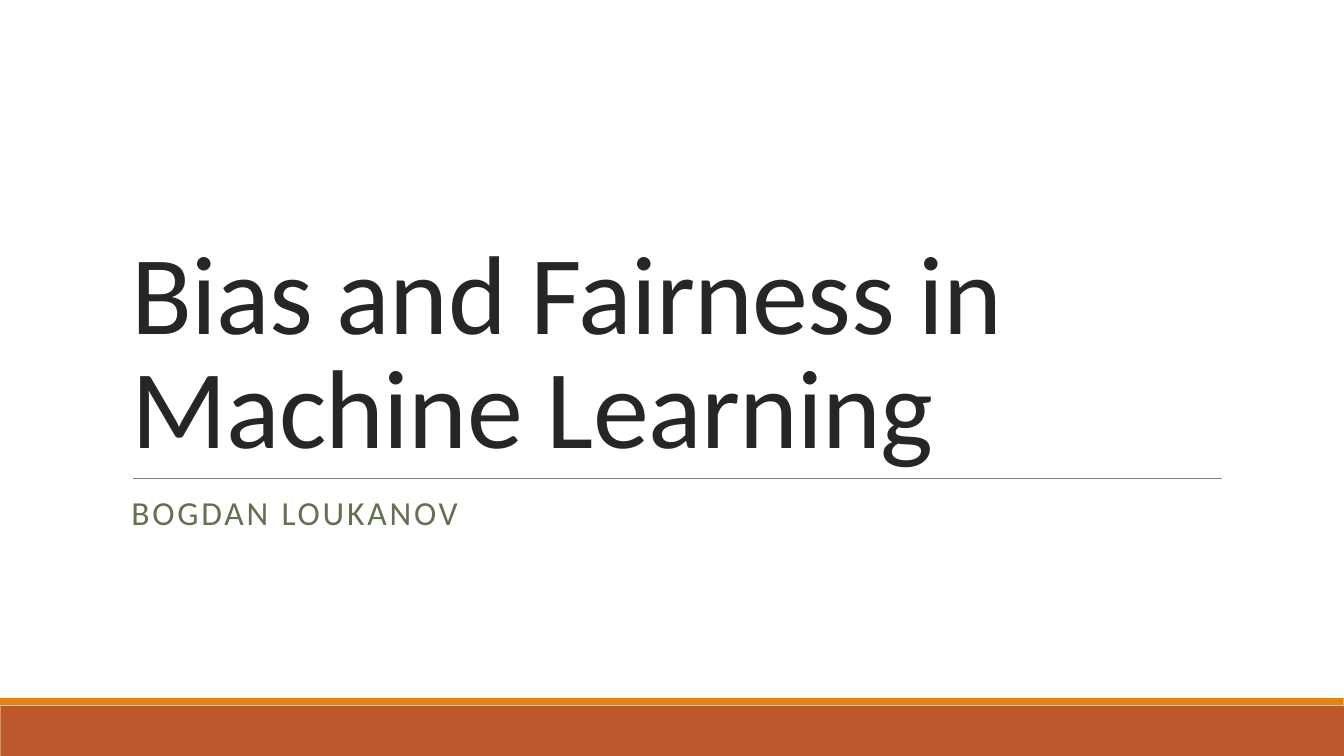
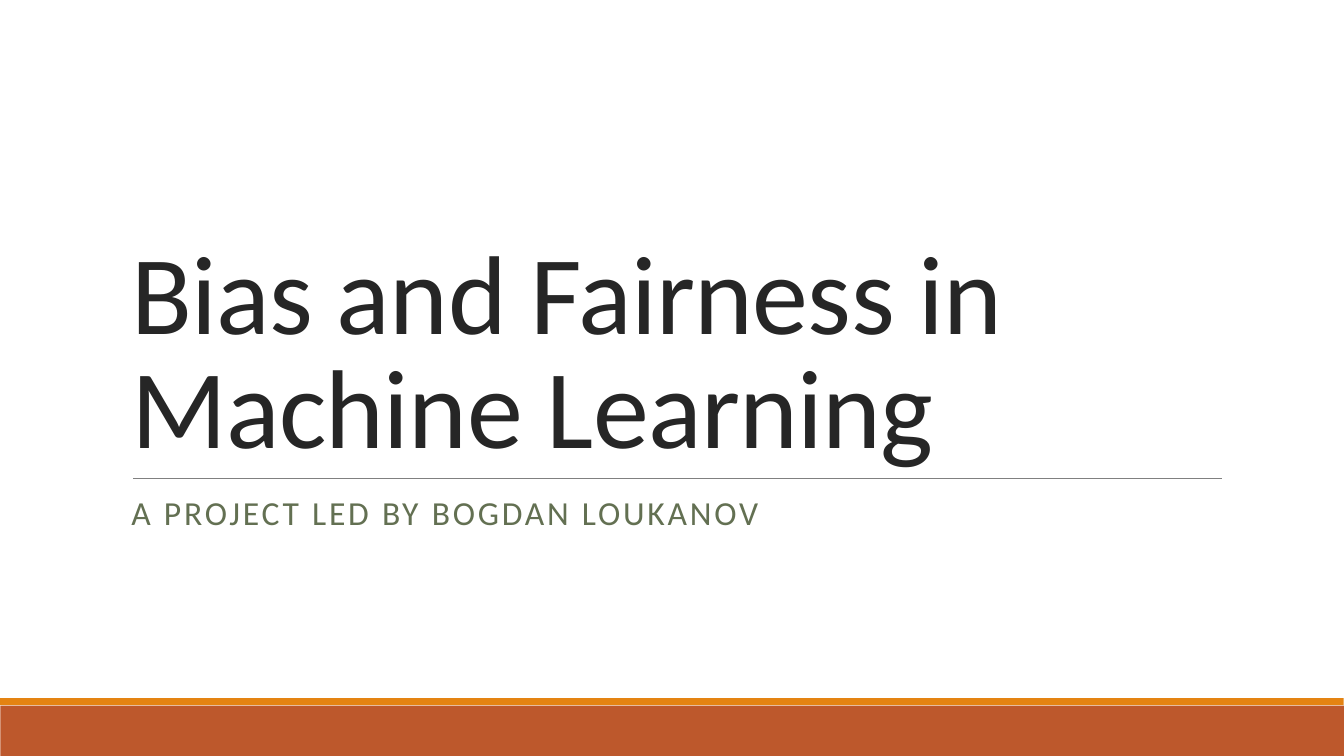
Before and after one commit to bloukanov/ml-bias-fairness, a slide deck: slide 1 of Bias in Machine Learning.pptx. Drawn at 1344x756 pixels with LibreOffice and Linux fonts; fonts in the diff are those of the drawing. Boxes give left, top, right and bottom in pixels: in the first picture for what was removed or moved away, otherwise in the second. Text is boxed around its words. In the diff, an @@ line names an element or a change of style, - is before the commit and + after.

Commit message:
updated ppt

```diff
--- a/Bias in Machine Learning.pptx
+++ b/Bias in Machine Learning.pptx
@@ subtitle at (131, 503, 758, 525): text changed @@
-BOGDAN LOUKANOV
+A PROJECT LED BY BOGDAN LOUKANOV
```
